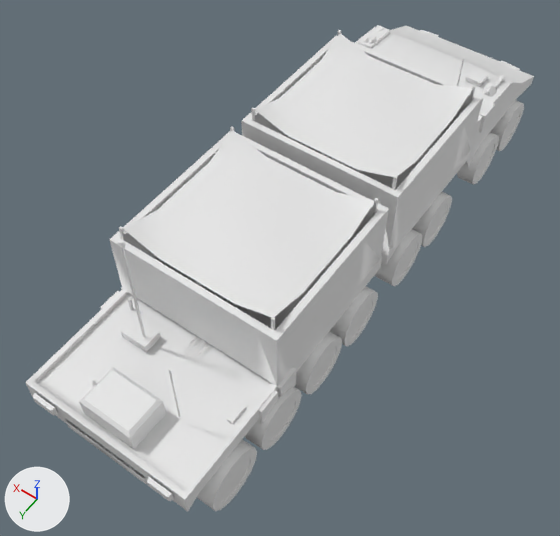
An edit to the COLLADA model art/meshes/vehicle/pira/cc.dae, drawn before and after from the same camera.
Rendered twice from a 50 mm lens placed at (-16.7, 27.2, 38.9), pointed at (-0.3, 4.3, 2.8). Arrows for +X, +Y and +Z are at lower left; the lights stay in place. The picture after the commit comes second. Materials are left out; every surface is plain grey. Vertices at exactly the same position are counted once.

Objects in the first picture: 'mammoth'.
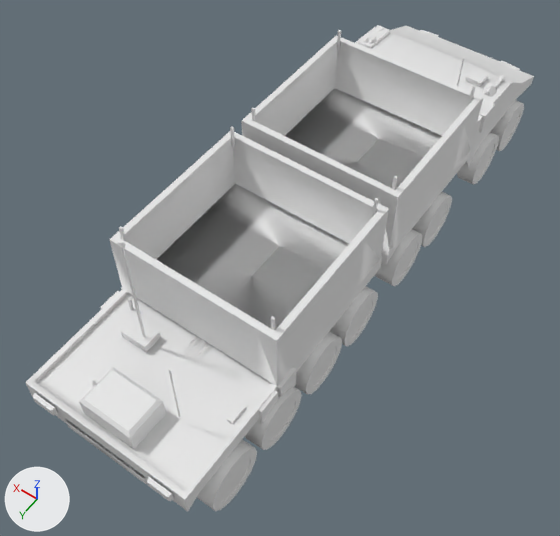
Boxes (x1, y1, x2, y2) around the edits, measured in the pictures (560 x 536 px):
part 1 of me_cube_008, deleted: before (123, 130, 375, 317)
part 2 of me_cube_008, deleted: before (255, 33, 472, 177)

The change, as a list of edits to the scene's bpy script:
```text
Change me_cube_008:
    used by ob_mammoth; location = (0.0, 0.0, 0.0)
    remove me_cube_008.from_pydata(...)  # 2730 vertices, 4812 faces; spans x -5.7..5.7, y -20.3..19.0, z -0.2..12.4
    add me_cube_008.from_pydata(...)  # 2630 vertices, 4620 faces; spans x -5.7..5.7, y -20.3..19.0, z -0.2..12.4
    me_cube_008 part 1: the loose piece of 50 vertices spanning x -4.7..4.7, y 1.9..11.0, z 8.5..9.3 is deleted
    me_cube_008 part 2: the loose piece of 50 vertices spanning x -4.7..4.7, y -9.2..-0.1, z 8.5..9.3 is deleted
```
